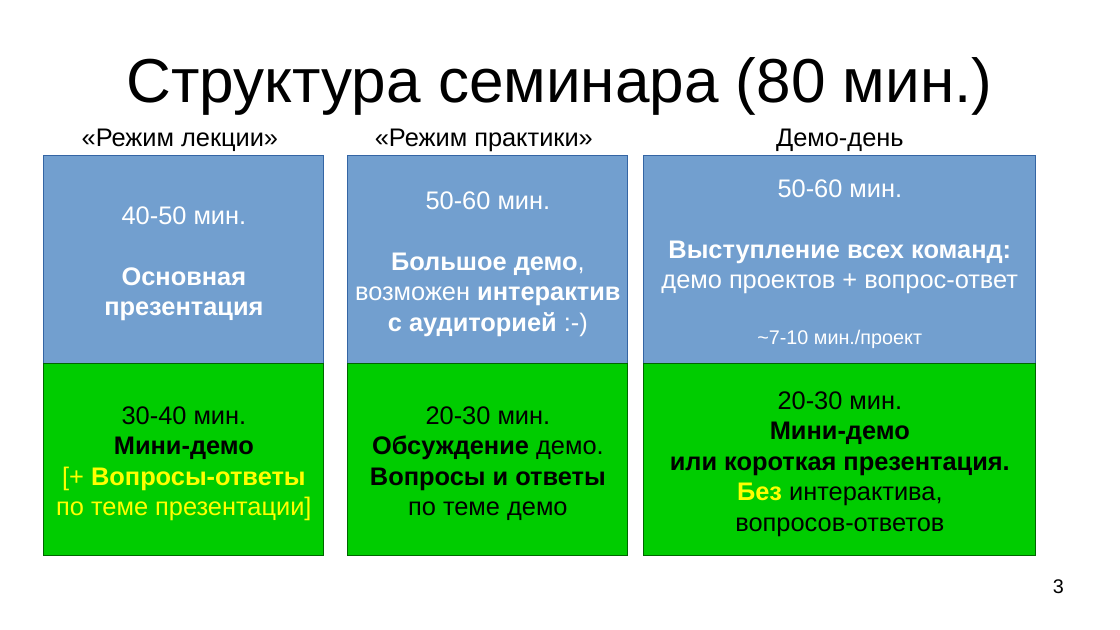
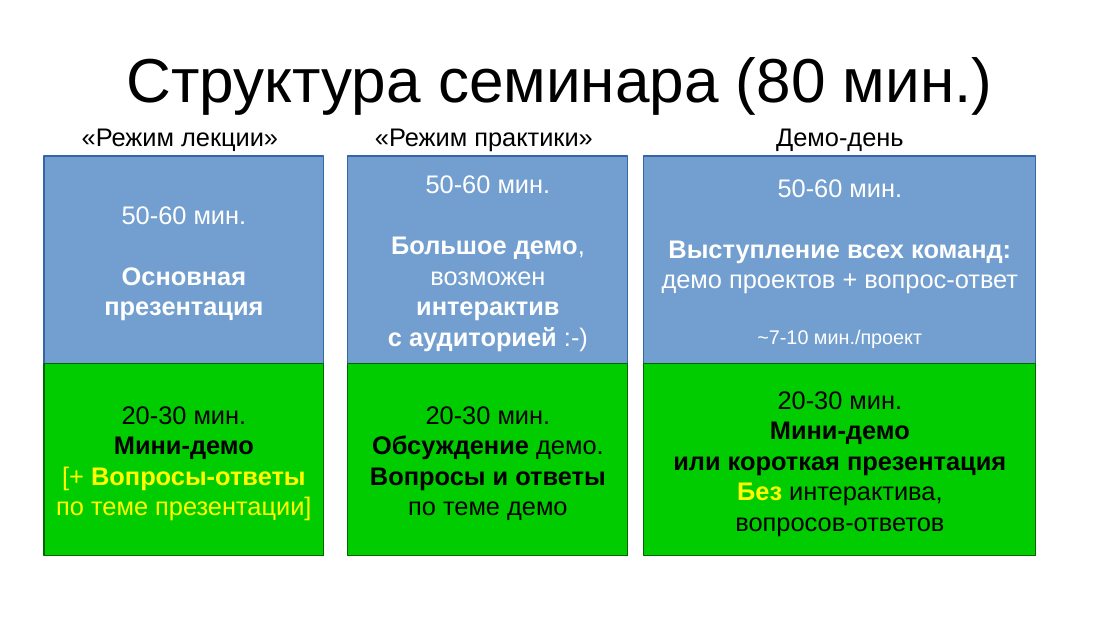
Before and after one commit to nvamelichev/hse-java-spring-2022, a slide deck: slide 7 of intro.odp (slide 3 before the commit). Drawn at 1120x630 pixels with LibreOffice and Linux fonts; fonts in the diff are those of the drawing. Boxes give left, top, right and bottom in pixels: in the first picture for what was removed or moved away, otherwise in the second. Text is boxed around its words. In the diff, an @@ line names an element or a change of style, - is before the commit and + after.

```diff
--- a/intro.odp
+++ b/intro.odp
@@ rectangle "50-60 мин." at (x1=44, y1=157, x2=324, y2=365): outline #3465A4 0 pt to #3465A4 0.74 pt @@
@@ rectangle "50-60 мин." at (x1=349, y1=157, x2=629, y2=365): outline #3465A4 0 pt to #3465A4 0.74 pt @@
@@ text in rectangle at (x1=122, y1=206, x2=247, y2=224): text changed @@
-40-50 мин.
+50-60 мин.
@@ rectangle "20-30 мин. Мини-демо [+ Вопросы-ответы ..." at (x1=44, y1=364, x2=324, y2=556): outline #006600 0 pt to #006600 0.74 pt @@
@@ rectangle "20-30 мин." at (x1=644, y1=364, x2=1037, y2=556): outline #006600 0 pt to #006600 0.74 pt @@
@@ text in rectangle at (x1=56, y1=406, x2=311, y2=521): text changed @@
-30-40 мин.
-Мини-демо
-[+ Вопросы-ответы
-по теме презентации]
+20-30 мин.
+Мини-демо
+[+ Вопросы-ответы
+по теме презентации]
@@ text in rectangle at (x1=673, y1=456, x2=1006, y2=536): text changed @@
-или короткая презентация.
-Без интерактива,
-вопросов-ответов
+или короткая презентация
+Без интерактива,
+вопросов-ответов
@@ page number removed at (x1=1053, y1=579, x2=1064, y2=594) @@
-3
```
Also in this commit, not shown: 3 other slides changed, 6 slides added, 2 slides removed, 1 other file.
